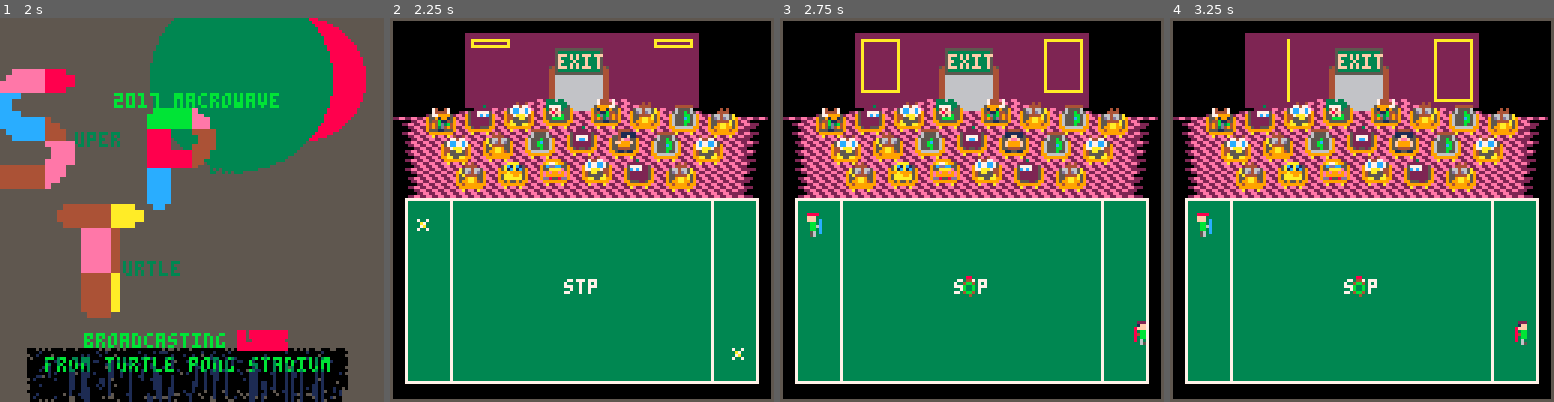
Above: before the commit, frames 1-4 (left to right).
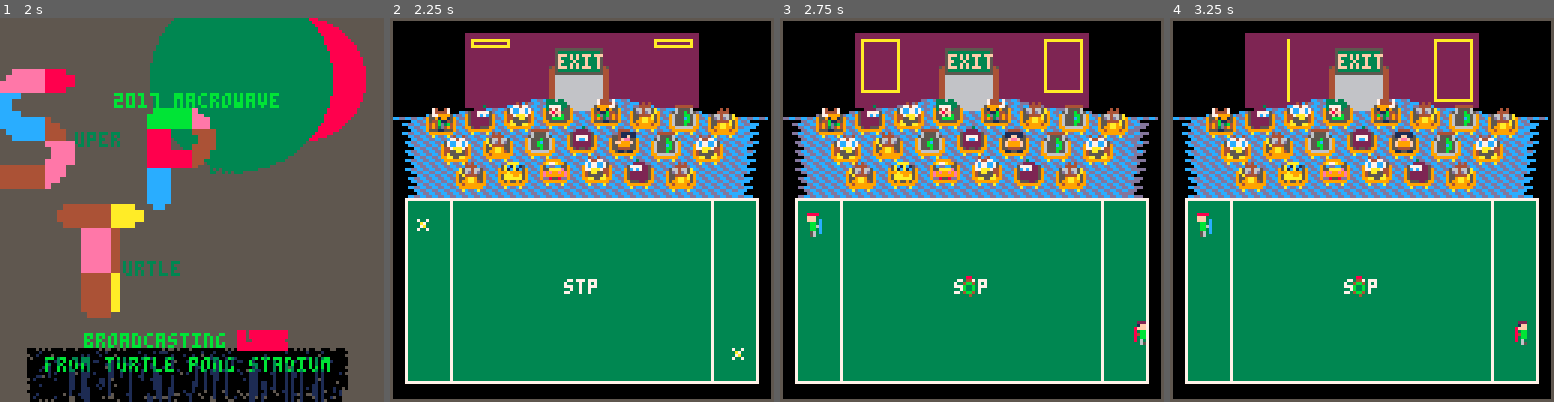
Above: after the commit, the same moments.

Repository: topromulan/STP4
Game: PICO-8 cartridge stp4.p8
The game is run twice, just before and just after one commit, with the same random seed, the same clock (stepped at 60 frames per second) and the same inputs.
Inputs:
- Up to frame 1 (2 s): tap X (X key) at 0.33, 1.07, 1.85 s; tap O (Z key) at 0.7, 1.7 s; hold Right from 1.6 s (still down)
- Up to frame 2 (2.25 s): release Right at 2.1 s; tap O (Z key) at 2.1 s; hold Up from 2.15 s (still down)
- Up to frame 3 (2.75 s): release Up at 2.42 s; hold Right from 2.47 s (still down); tap O (Z key) at 2.5 s
- Up to frame 4 (3.25 s): tap O (Z key) at 2.9 s; tap X (X key) at 2.97 s; release Right at 3.03 s; hold Left from 3.08 s (still down)

Frame 1 is identical in both runs. In frame 2, 11% of the frame differs, in the area x 0-99%, y 21-47%; in frame 3, 11%; in frame 4, 11%.

Commit message:
vary floor colors

Diff:
--- a/stp4.p8
+++ b/stp4.p8
@@ -274,14 +274,12 @@
  stadium.floor.top=26
  stadium.floor.height=33
  --regular floor
- stadium.floor.color1=2
- stadium.floor.color2=14
- stadium.floor.flicker=false
-
- -- shiny floor
--- stadium.floor.color1=12
--- stadium.floor.color2=13
--- stadium.floor.flicker==true
+ local rugcolorpairs={{2,14,false},{3,4,false},{1,13,false},{0,5,false},{12,13,false},{12,13,true}}
+ local i=1+flr(rnd(#rugcolorpairs))
+
+ stadium.floor.color1=rugcolorpairs[i][1]
+ stadium.floor.color2=rugcolorpairs[i][2]
+ stadium.floor.flicker=rugcolorpairs[i][3]
 
  stadium.seats={
   {9,27},{22,26},{35,25},{48,24},
